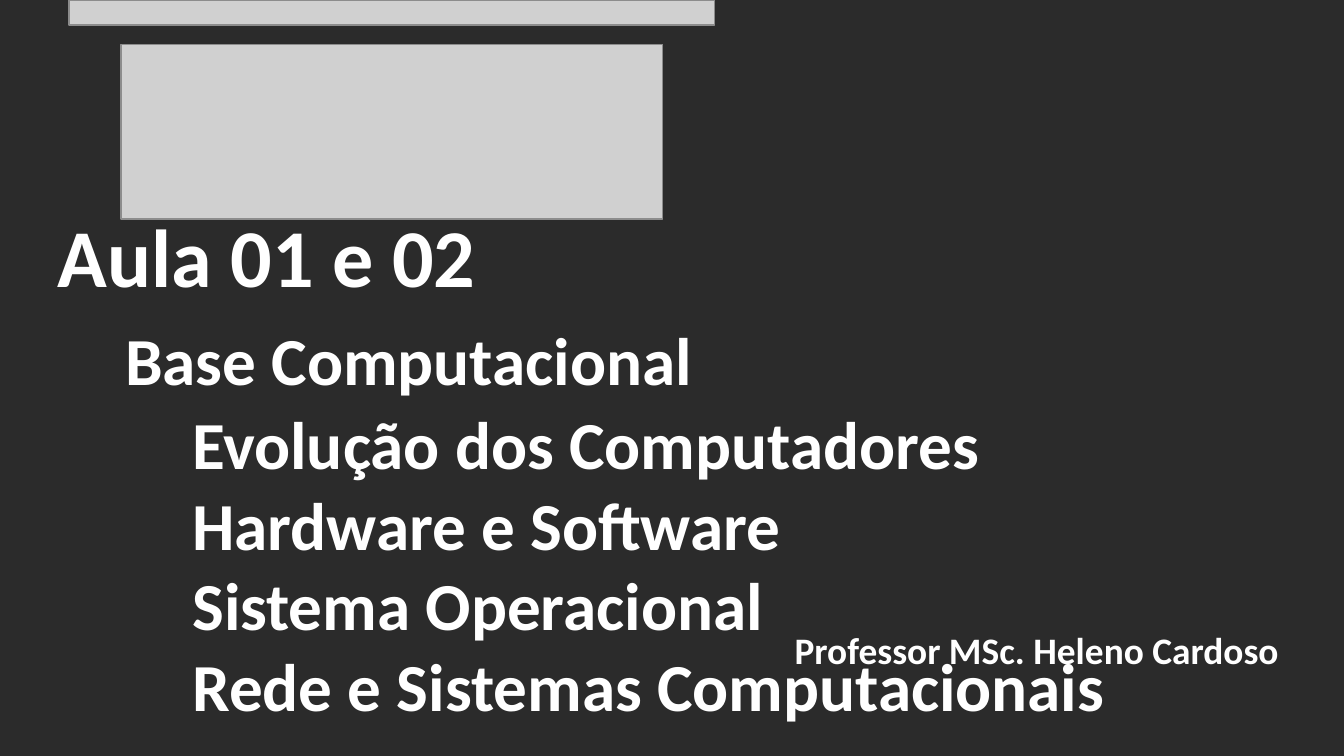
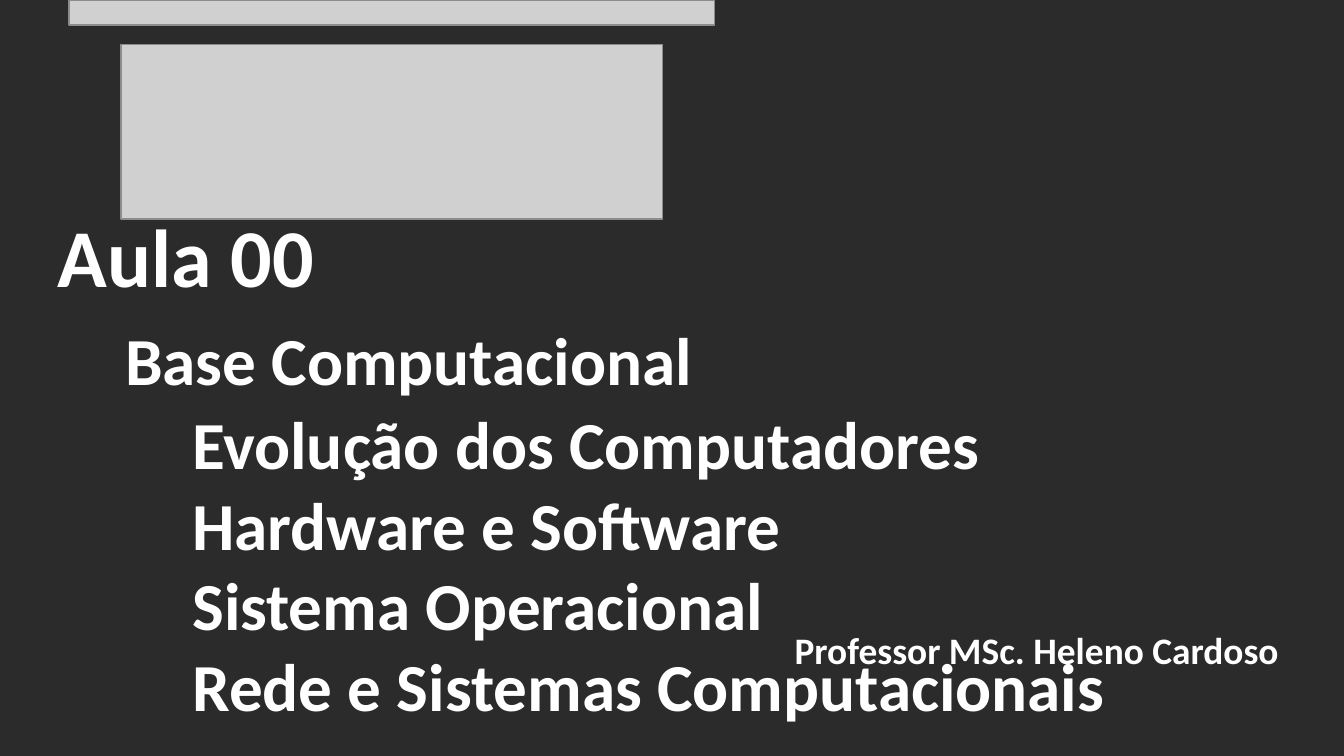
Before and after one commit to CloudEducationBrazil/WydenArquiteturaComputadores, a slide deck: slide 2 of 01 Classes/Aula 00 - Arquitetura de Computadores.pptx. Drawn at 1344x756 pixels with LibreOffice and Linux fonts; fonts in the diff are those of the drawing; grey boxes stand for pictures; background and template pictures are left out; a plain dark background stands for a picture behind light text. Boxes give left, top, right and bottom in pixels: in the first picture for what was removed or moved away, otherwise in the second. Text is boxed around its words. In the diff, an @@ line names an element or a change of style, - is before the commit and + after.

Commit message:
Atu PPT e CPU 128bits 13092022

```diff
--- a/01 Classes/Aula 00 - Arquitetura de Computadores.pptx
+++ b/01 Classes/Aula 00 - Arquitetura de Computadores.pptx
@@ title at [58,219,1104,722]: text changed @@
-Aula 01 e 02
-Base Computacional
-Evolução dos Computadores
-Hardware e Software
-Sistema Operacional
-Rede e Sistemas Computacionais
+Aula 00
+Base Computacional
+Evolução dos Computadores
+Hardware e Software
+Sistema Operacional
+Rede e Sistemas Computacionais
```
Also in this commit, not shown: 1 other file.
